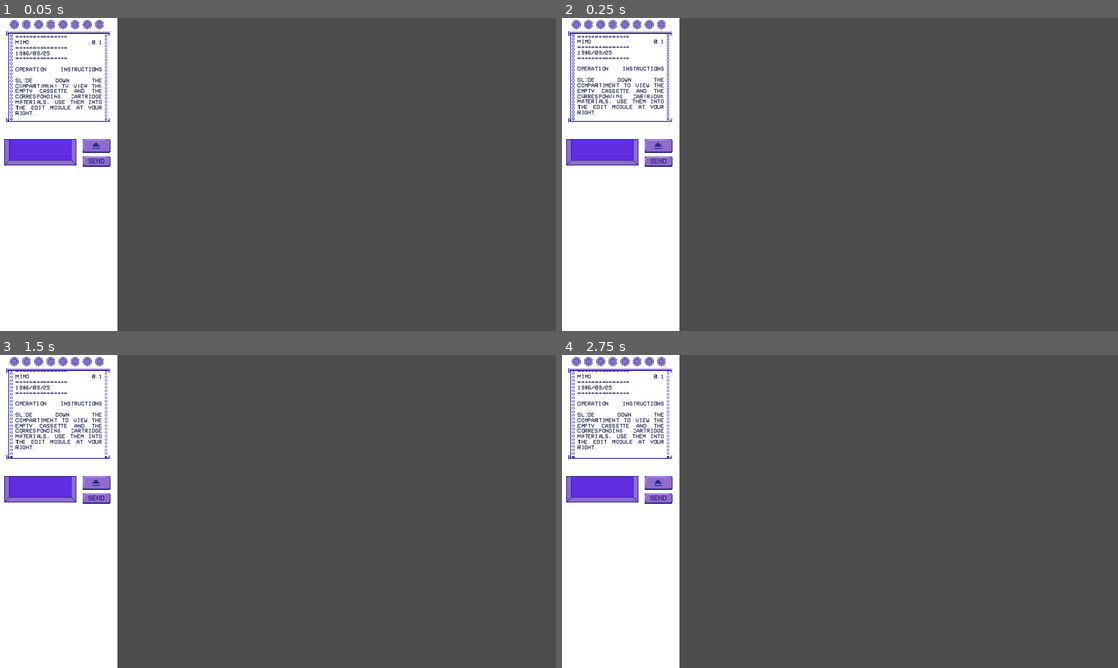
Above: before the commit, frames 1-4 (two rows, left to right).
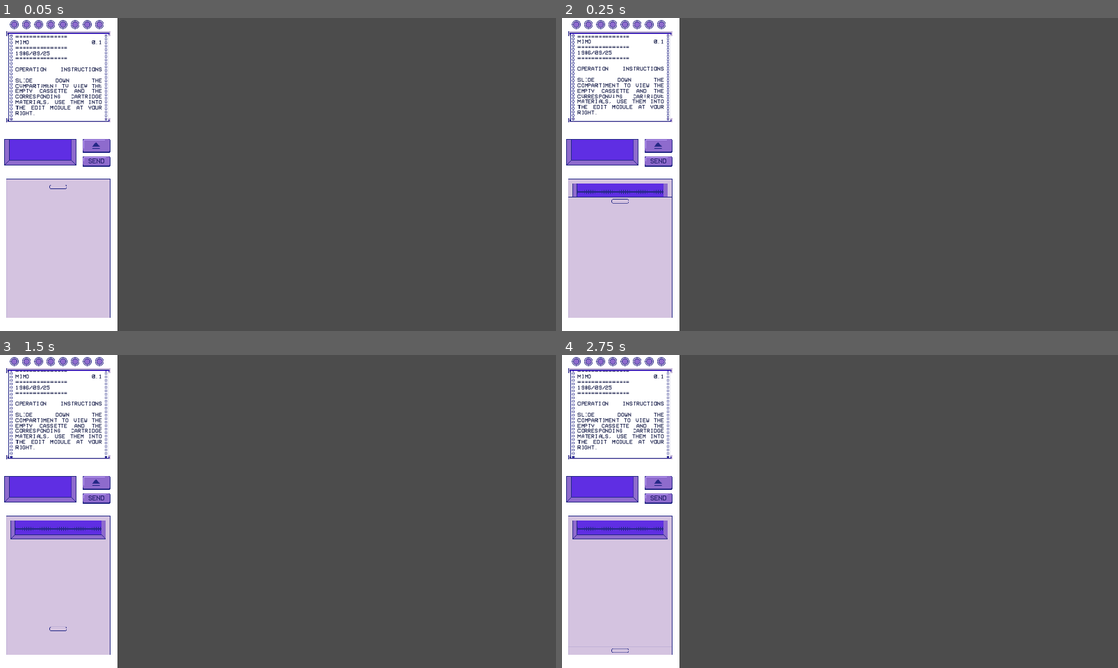
Above: after the commit, the same moments.

Repository: blackmambastudio/machinaria
Game: Godot game, scene res://MiMo/MiMo.tscn
The game is run twice, just before and just after one commit, with the same random seed, the same clock (stepped at 60 frames per second) and the same inputs.
Inputs (mouse positions are in pixels of both pictures, inside the frame that each line leads up to):
- Up to frame 1 (0.05 s): no input
- Up to frame 2 (0.25 s): no input
- Up to frame 3 (1.5 s): click (94, 483) at 0.5 s; click (94, 498) at 1.25 s
- Up to frame 4 (2.75 s): click (656, 483) at 2 s

The runs differ from the first frame. In frame 1, 8.3% of the frame differs, in the area x 1-20%, y 51-96%; in frame 2, 8.3%; in frame 3, 8.3%; in frame 4, 8.3%.

Commit message:
create cartridge rack gate

Diff:
--- /dev/null
+++ b/MiMo/IO/Cartridge_Rack/Cartridge_Rack.gd
@@ -0,0 +1,19 @@
+extends Container
+
+
+func _ready():
+	open_rack()
+
+func open_rack():
+
+	$Tween_Gate.interpolate_property($Hidden/Mouse_Lock_Area, "rect_position",
+                Vector2(0, 0), Vector2(0, 600), 1.8,
+                Tween.TRANS_LINEAR, Tween.EASE_IN_OUT)
+	$Tween_Gate.start()
+	print("open rack")
+
+func close_rack():
+	$Tween_Gate.interpolate_property($Hidden/Mouse_Lock_Area, "rect_position",
+                Vector2(0, 600), Vector2(0, 0), 1.8,
+                Tween.TRANS_LINEAR, Tween.EASE_IN_OUT)
+	$Tween_Gate.start()
--- /dev/null
+++ b/MiMo/IO/Cartridge_Rack/Cartridge_Rack.tscn
@@ -0,0 +1,81 @@
+[gd_scene load_steps=5 format=2]
+
+[ext_resource path="res://MiMo/IO/Cartridge_Rack/Cartridge_Rack.gd" type="Script" id=1]
+[ext_resource path="res://MiMo/IO/Cartridge_Rack/Assets/material_rack.png" type="Texture" id=2]
+[ext_resource path="res://MiMo/Common/Cartridge_Slot/Assets/material_slot.png" type="Texture" id=3]
+[ext_resource path="res://MiMo/IO/Cartridge_Rack/Assets/material_rack_closed.png" type="Texture" id=4]
+
+[node name="Cartridge_Rack" type="Container"]
+
+anchor_left = 0.0
+anchor_top = 0.0
+anchor_right = 0.0
+anchor_bottom = 0.0
+margin_right = 480.0
+margin_bottom = 640.0
+rect_pivot_offset = Vector2( 0, 0 )
+rect_clip_content = false
+mouse_filter = 2
+mouse_default_cursor_shape = 0
+size_flags_horizontal = 1
+size_flags_vertical = 1
+script = ExtResource( 1 )
+
+[node name="Rack" type="Sprite" parent="." index="0"]
+
+texture = ExtResource( 2 )
+centered = false
+_sections_unfolded = [ "Offset" ]
+
+[node name="Cartridge_Slot_01" type="Sprite" parent="." index="1"]
+
+position = Vector2( 20, 20 )
+texture = ExtResource( 3 )
+centered = false
+_sections_unfolded = [ "Offset", "Transform" ]
+
+[node name="Tween_Gate" type="Tween" parent="." index="2"]
+
+repeat = false
+playback_process_mode = 1
+playback_speed = 1.0
+playback/active = false
+playback/repeat = false
+playback/speed = 1.0
+
+[node name="Hidden" type="Container" parent="." index="3"]
+
+anchor_left = 0.0
+anchor_top = 0.0
+anchor_right = 0.0
+anchor_bottom = 0.0
+margin_right = 480.0
+margin_bottom = 640.0
+rect_pivot_offset = Vector2( 0, 0 )
+rect_clip_content = true
+mouse_filter = 2
+mouse_default_cursor_shape = 0
+size_flags_horizontal = 1
+size_flags_vertical = 1
+_sections_unfolded = [ "Rect" ]
+
+[node name="Mouse_Lock_Area" type="Container" parent="Hidden" index="0"]
+
+anchor_left = 0.0
+anchor_top = 0.0
+anchor_right = 0.0
+anchor_bottom = 0.0
+margin_right = 480.0
+margin_bottom = 640.0
+rect_pivot_offset = Vector2( 0, 0 )
+rect_clip_content = false
+mouse_filter = 2
+mouse_default_cursor_shape = 0
+size_flags_horizontal = 1
+size_flags_vertical = 1
+
+[node name="Rack_Gate" type="Sprite" parent="Hidden/Mouse_Lock_Area" index="0"]
+
+texture = ExtResource( 4 )
+centered = false
+_sections_unfolded = [ "Offset" ]
--- a/MiMo/IO/IO.tscn
+++ b/MiMo/IO/IO.tscn
@@ -1,14 +1,13 @@
-[gd_scene load_steps=4 format=2]
+[gd_scene load_steps=5 format=2]
 
 [ext_resource path="res://MiMo/IO/Led_Bar/Led_Bar.tscn" type="PackedScene" id=1]
 [ext_resource path="res://MiMo/IO/Printer/Printer.tscn" type="PackedScene" id=2]
 [ext_resource path="res://MiMo/IO/Video_Slot/Video_Slot.tscn" type="PackedScene" id=3]
+[ext_resource path="res://MiMo/IO/Cartridge_Rack/Cartridge_Rack.tscn" type="PackedScene" id=4]
 
 [node name="IO" type="Node2D" index="0"]
 
-_sections_unfolded = [ "Transform" ]
-
-[node name="ColorRect" type="ColorRect" parent="." index="0"]
+[node name="Background_Color" type="ColorRect" parent="." index="0"]
 
 anchor_left = 0.0
 anchor_top = 0.0
@@ -38,3 +37,11 @@
 
 margin_top = 528.0
 margin_bottom = 708.0
+
+[node name="Cartridge_Rack" parent="." index="4" instance=ExtResource( 4 )]
+
+margin_left = 28.0
+margin_top = 740.0
+margin_right = 68.0
+margin_bottom = 780.0
+_sections_unfolded = [ "Rect" ]
Binary file added: MiMo/Common/Cartridge_Slot/Assets/material_slot.png
Not shown, added: MiMo/Common/Cartridge_Slot/Assets/material_slot.png.import
Binary file added: MiMo/IO/Cartridge_Rack/Assets/material_rack.png
Not shown, added: MiMo/IO/Cartridge_Rack/Assets/material_rack.png.import
Binary file added: MiMo/IO/Cartridge_Rack/Assets/material_rack_closed.png
Not shown, added: MiMo/IO/Cartridge_Rack/Assets/material_rack_closed.png.import
